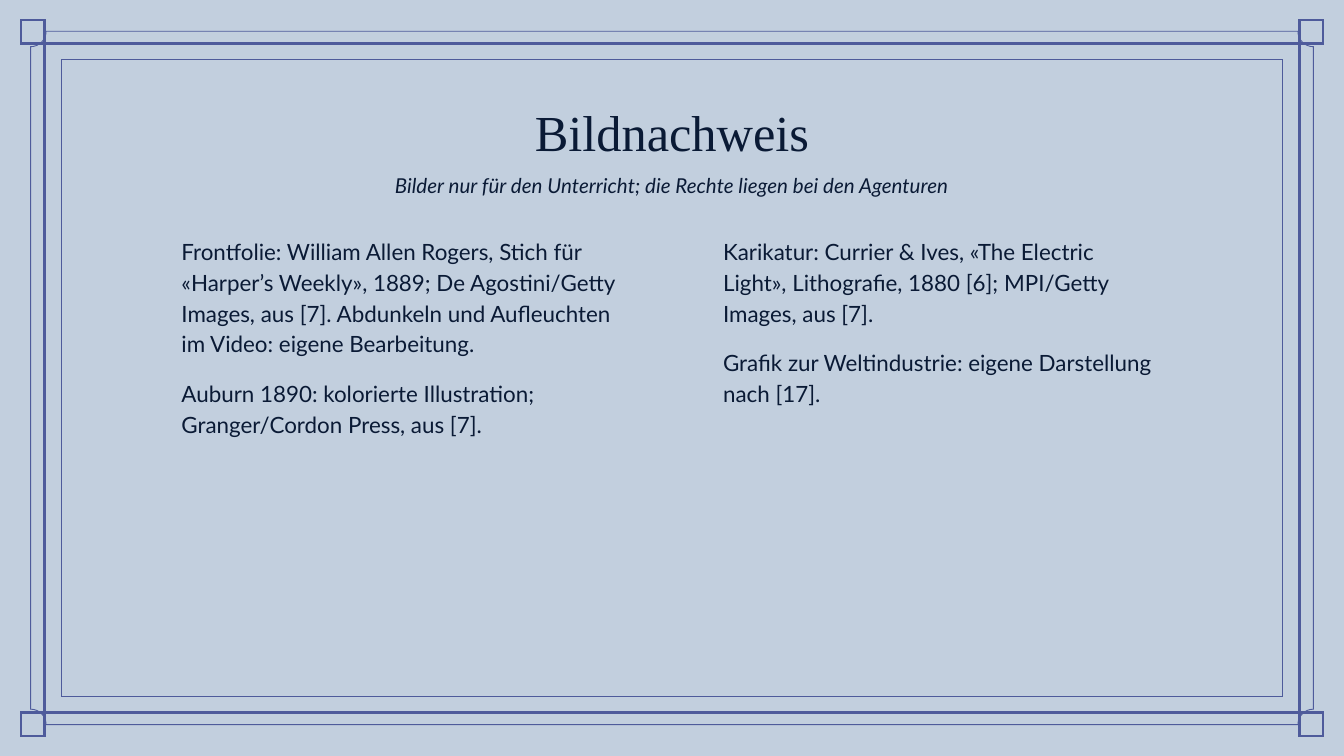
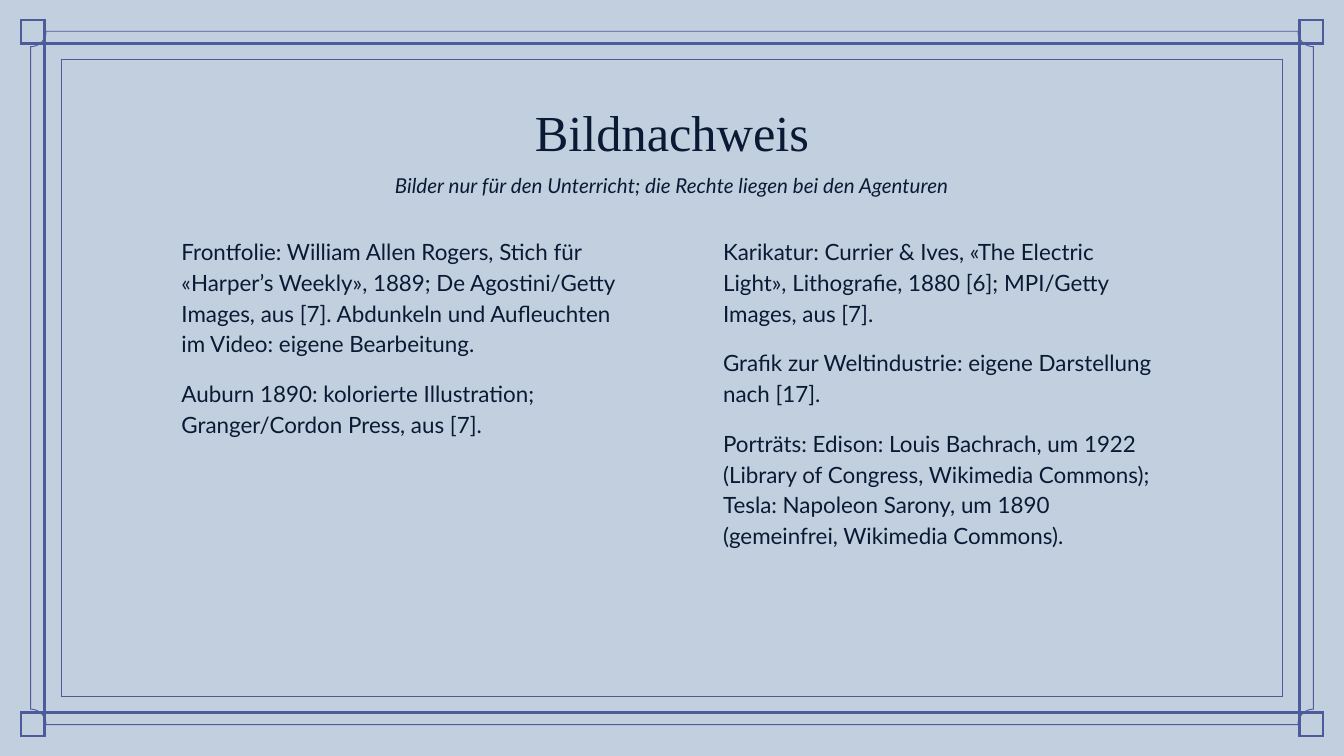
Before and after one commit to simonbruder-hub/Edison_vs_Westinghouse, a slide deck: slide 22 of abgabe/Praesentation_Stromkrieg_Bruder.pptx. Drawn at 1344x756 pixels with LibreOffice and Linux fonts; fonts in the diff are those of the drawing; background and template pictures are left out. Boxes give left, top, right and bottom in pixels: in the first picture for what was removed or moved away, otherwise in the second. Text is boxed around its words. In the diff, an @@ line names an element or a change of style, - is before the commit and + after.

```diff
--- a/abgabe/Praesentation_Stromkrieg_Bruder.pptx
+++ b/abgabe/Praesentation_Stromkrieg_Bruder.pptx
@@ subtitle at (723,435,1149,548): paragraph added @@
+Porträts: Edison: Louis Bachrach, um 1922 (Library of Congress, Wikimedia Commons); Tesla: Napoleon Sarony, um 1890 (gemeinfrei, Wikimedia Commons).
```
Also in this commit, not shown: 2 other slides changed, 9 other files.
